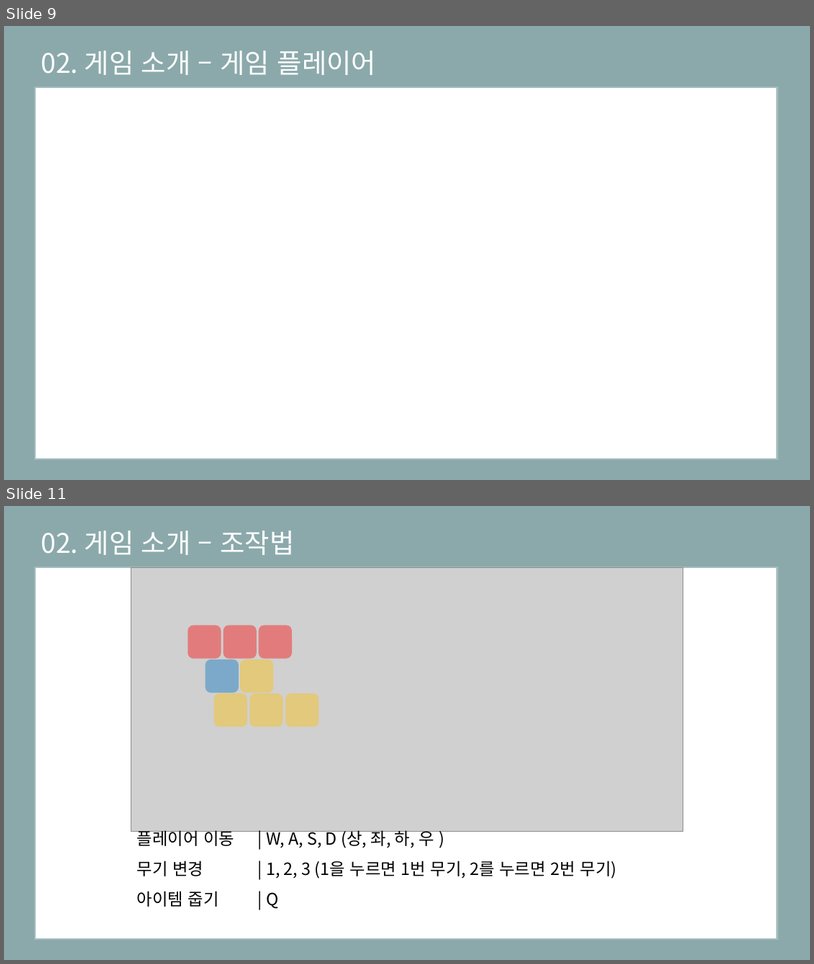
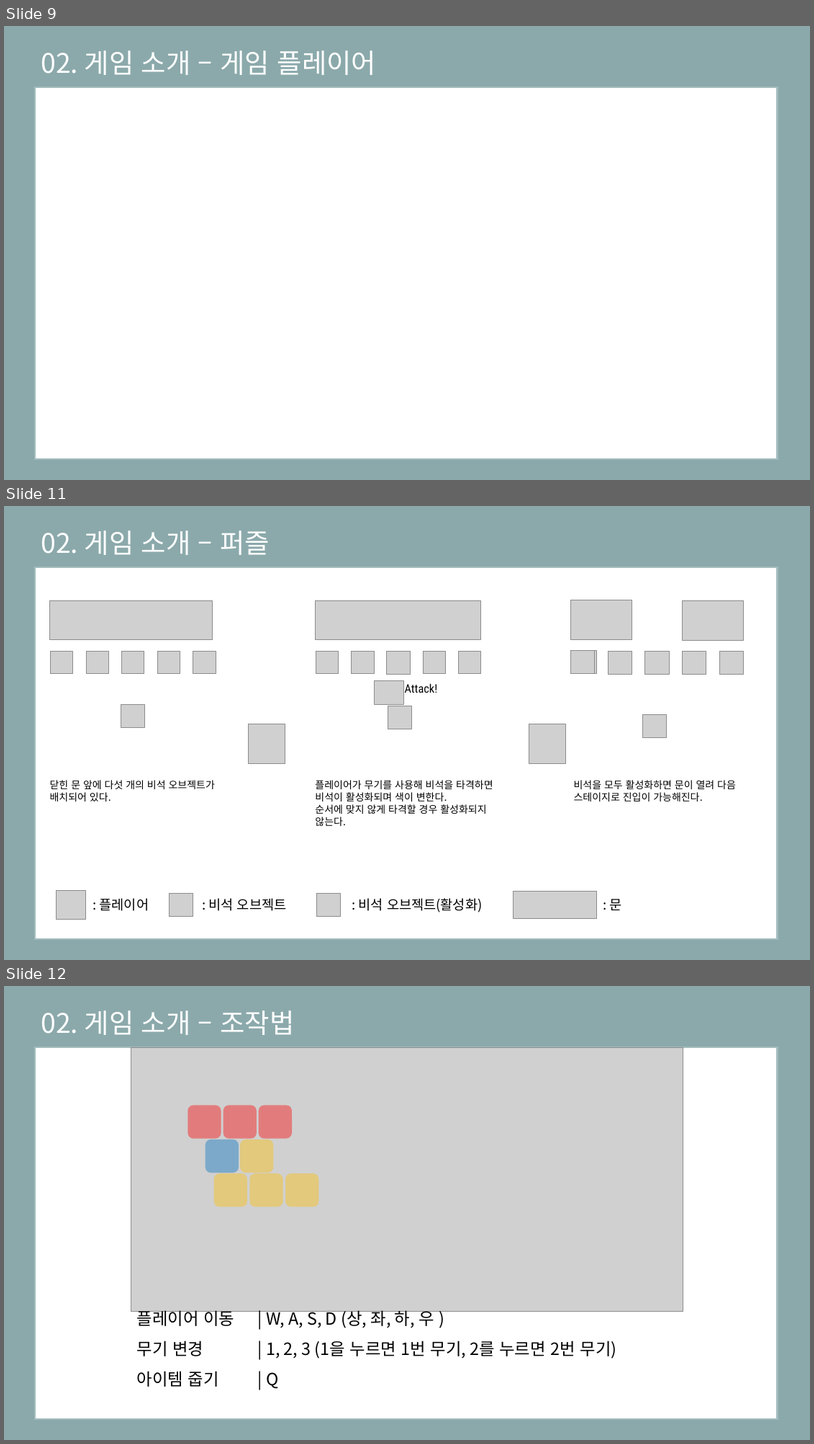
Before and after one commit to eunjiyun/Graduation_Work, a slide deck: Game_Design/2019184003 김 선아 장르 제안서.pptx. Shown one above the other, each under a label of ours: slides 9 and 11 before the commit, slides 9, 11 and 12 after it; the slides between them are not shown. The pictures are 814x964 and 814x1444 pixels, drawn with LibreOffice and Linux fonts; fonts in the diff are those of the drawing; grey boxes stand for pictures. Boxes give left, top, right and bottom in pixels: in the first picture for what was removed or moved away, otherwise in the second. Text is boxed around its words. In the diff, an @@ line names an element or a change of style, - is before the commit and + after.

Commit message:
몬스터, 퍼즐 슬라이드 추가

```diff
--- a/Game_Design/2019184003 김 선아 장르 제안서.pptx
+++ b/Game_Design/2019184003 김 선아 장르 제안서.pptx
@@ slide 11 added at <box>4,506,810,960</box>, background #8BA9AB @@
@@ text added at <box>41,530,270,555</box>, 32 pt, text #FFFFFF @@
+02. 게임 소개 – 퍼즐
@@ rectangle added at <box>35,567,778,939</box>, fill #FFFFFF, outline #A3BCBD 2.25 pt @@
@@ picture added at <box>50,600,213,640</box> @@
@@ picture added at <box>316,600,482,640</box> @@
@@ picture added at <box>571,600,633,640</box> @@
@@ picture added at <box>683,600,744,641</box> @@
@@ group added at <box>51,651,216,674</box>: 5 pictures @@
@@ group added at <box>316,651,481,674</box>: 4 pictures @@
@@ picture added at <box>387,651,411,674</box> @@
@@ picture added at <box>571,651,596,674</box> @@
@@ picture added at <box>574,651,597,674</box> @@
@@ picture added at <box>608,651,633,674</box> @@
@@ picture added at <box>646,651,669,674</box> @@
@@ picture added at <box>683,651,707,674</box> @@
@@ picture added at <box>720,651,744,674</box> @@
@@ picture added at <box>374,680,404,705</box> @@
@@ text added at <box>405,683,438,692</box>, 14 pt, text #000000 @@
+Attack!
@@ picture added at <box>121,705,146,728</box> @@
@@ picture added at <box>388,706,412,729</box> @@
@@ picture added at <box>643,715,668,738</box> @@
@@ picture added at <box>248,723,286,764</box> @@
@@ picture added at <box>529,723,566,764</box> @@
@@ text added at <box>50,780,215,801</box>, 12 pt, text #000000 @@
+닫힌 문 앞에 다섯 개의 비석 오브젝트가 배치되어 있다.
@@ text added at <box>315,780,493,826</box>, 12 pt, text #000000 @@
+플레이어가 무기를 사용해 비석을 타격하면 비석이 활성화되며 색이 변한다.
+순서에 맞지 않게 타격할 경우 활성화되지 않는다.
@@ text added at <box>574,780,736,801</box>, 12 pt, text #000000 @@
+비석을 모두 활성화하면 문이 열려 다음 스테이지로 진입이 가능해진다.
@@ picture added at <box>56,890,85,919</box> @@
@@ picture added at <box>169,893,193,916</box> @@
@@ picture added at <box>316,893,341,916</box> @@
@@ picture added at <box>513,891,597,919</box> @@
@@ text added at <box>100,898,149,911</box>, 16 pt, text #000000 @@
+: 플레이어
@@ text added at <box>209,898,287,911</box>, 16 pt, text #000000 @@
+: 비석 오브젝트
@@ text added at <box>359,898,483,912</box>, 16 pt, text #000000 @@
+: 비석 오브젝트(활성화)
@@ text added at <box>610,898,622,910</box>, 16 pt, text #000000 @@
+: 문
@@ what was slide 11 is now slide 12 @@
```
Also in this commit, not shown: 1 other slide added, 1 slide removed.
